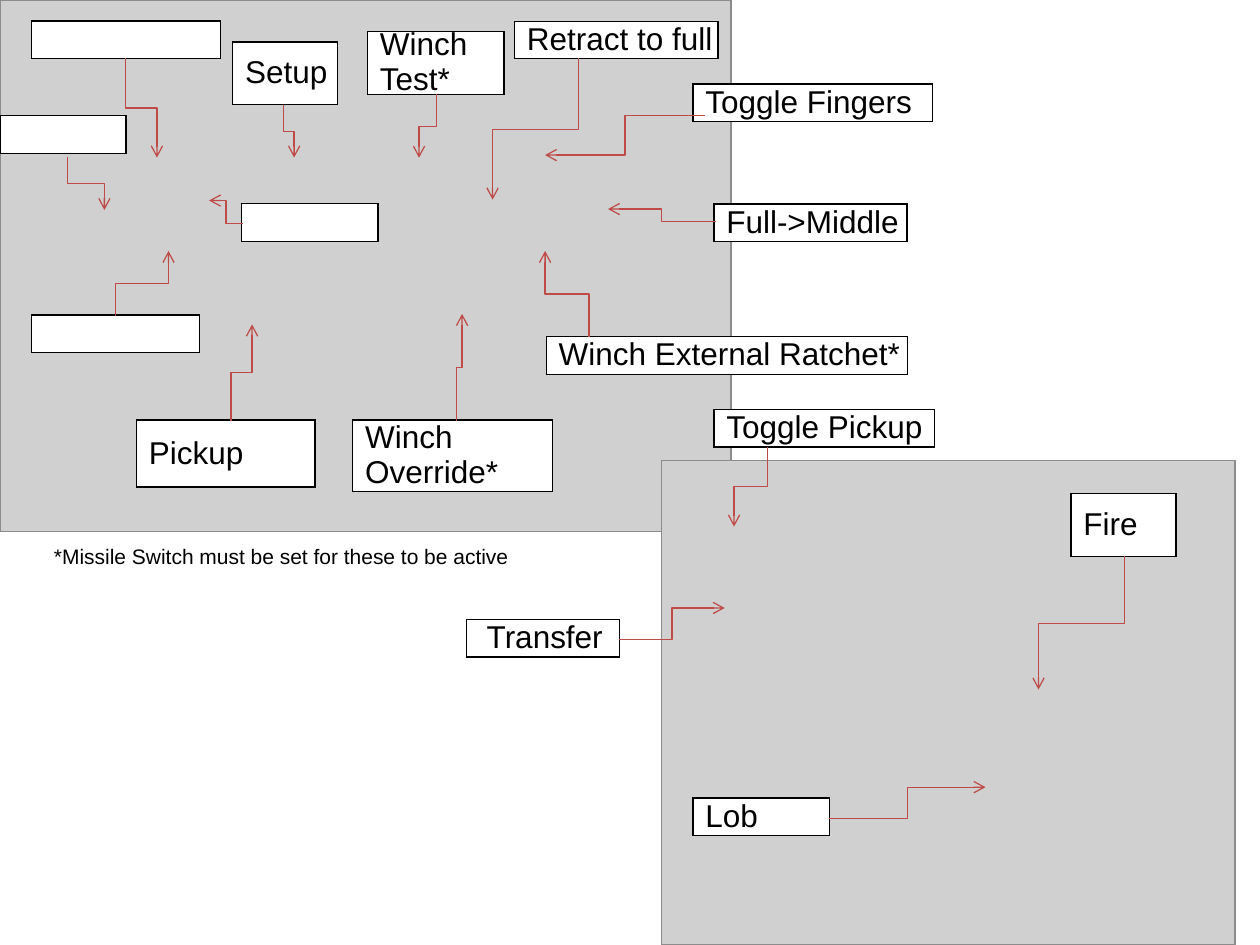
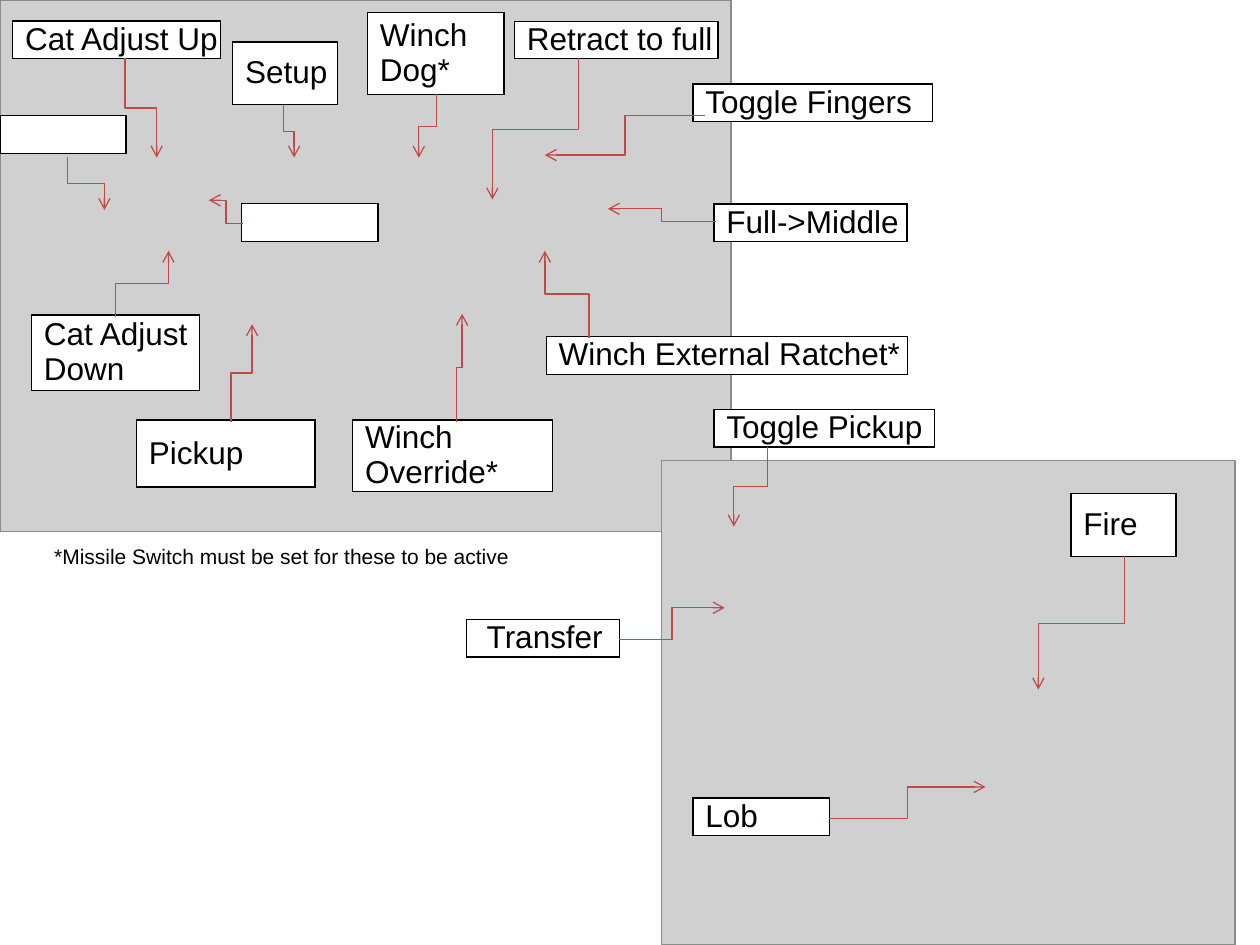
Before and after one commit to BobcatRobotics-Archive/2014, a slide deck: slide 1 of ControllerLayout.ppt. Drawn at 1260x945 pixels with LibreOffice and Linux fonts; fonts in the diff are those of the drawing; grey boxes stand for pictures. Boxes give left, top, right and bottom in pixels: in the first picture for what was removed or moved away, otherwise in the second. Text is boxed around its words. In the diff, an @@ line names an element or a change of style, - is before the commit and + after.

```diff
--- a/ControllerLayout.ppt
+++ b/ControllerLayout.ppt
@@ rectangle "Cat Adjust Up": place and size @@
-rectangle "Cat Adjust Up" at box(32, 21, 220, 59)
+rectangle "Cat Adjust Up" at box(13, 21, 220, 59)
@@ text in rectangle at box(25, 27, 217, 56): text added @@
+Cat Adjust Up
@@ rectangle "Winch": place and size @@
-rectangle "Winch" at box(368, 32, 504, 94)
+rectangle "Winch" at box(368, 13, 504, 94)
@@ text in rectangle at box(380, 59, 450, 87): text changed @@
-Test*
+Dog*
@@ elbow arrow (437, 94) - (418, 158): route changed @@
@@ rectangle "Cat Adjust": place and size @@
-rectangle "Cat Adjust" at box(32, 315, 199, 353)
+rectangle "Cat Adjust" at box(32, 315, 199, 391)
@@ text in rectangle at box(44, 322, 187, 381): text added @@
+Cat Adjust
+Down
@@ elbow arrow (767, 447) - (733, 527): route changed @@
@@ elbow arrow (620, 640) - (724, 607): route changed @@
```
Also in this commit, not shown: 1 other slide changed, 26 other files.
